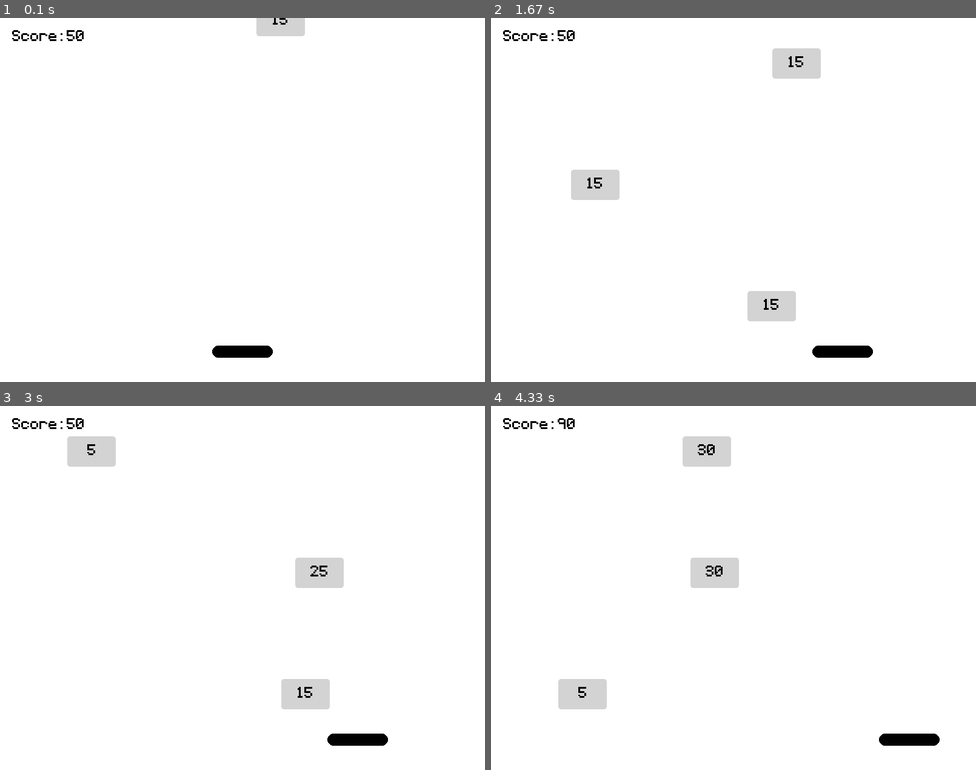
Above: before the commit, frames 1-4 (two rows, left to right).
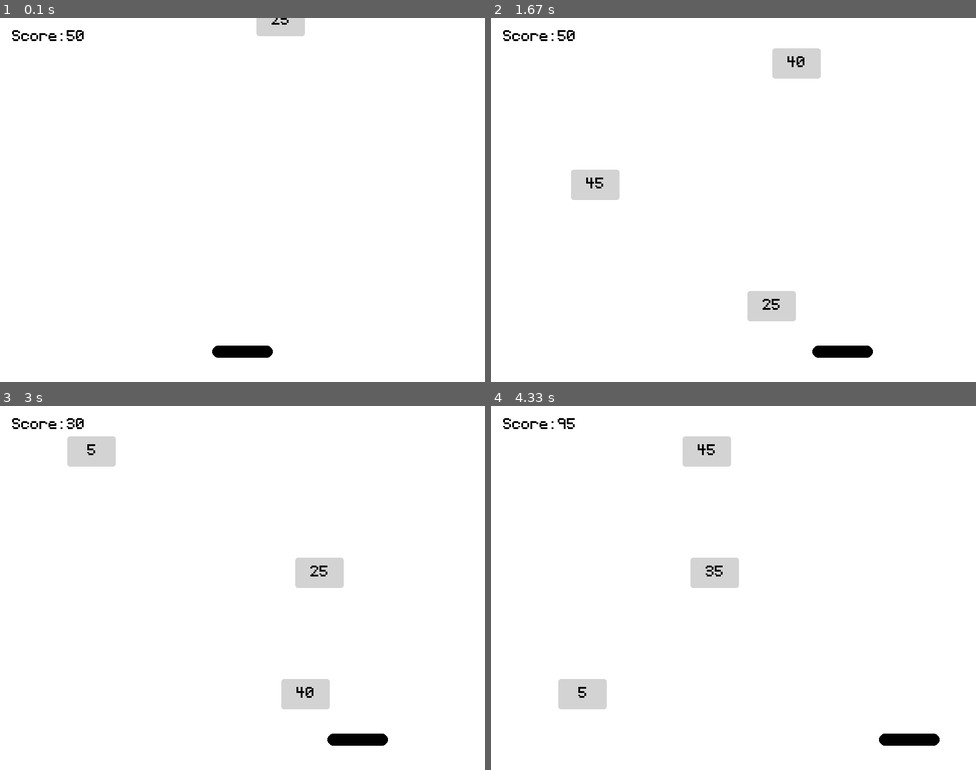
Above: after the commit, the same moments.

Repository: NedzadDonlagic04/pygame-board-point-collector
Game: pygame game, started from main.py
Two runs of this game, one before a commit and one after it. Both use one fixed random seed, a clock stepped at 60 frames per second and the inputs below.
Inputs:
- Up to frame 1 (0.1 s): no input
- Up to frame 2 (1.67 s): hold Right 0.33-0.8 s; hold Right 0.83-1.3 s; hold Left from 1.33 s (still down)
- Up to frame 3 (3 s): release Left at 1.87 s; hold Left 1.9-2.3 s; hold Right 2.33-2.97 s
- Up to frame 4 (4.33 s): hold Left 3-3.47 s; hold Right 3.5-3.97 s; hold Right from 4 s (still down)

The runs differ from the first frame. In frame 1, less than 0.1% of the frame differs, in the area x 56-60%, y 0-2%; in frame 2, 0.1%, in the area x 19-65%, y 10-81%; in frame 3, less than 0.1%; in frame 4, less than 0.1%.

Commit message:
Made 2 new blocks unlock after 500 points

Diff:
--- a/classes.py
+++ b/classes.py
@@ -34,7 +34,7 @@
                 self.rect.right = self.SCREEN_WIDTH
 
 class Block(pygame.sprite.Sprite):
-    def __init__(self, rectWidth, rectHeight, screenWidth, screenHeight, color=[211, 211, 211]):
+    def __init__(self, rectWidth, rectHeight, screenWidth, screenHeight, currentScore=0, color=[211, 211, 211]):
         super().__init__()
 
         x = random.randrange(rectWidth, screenWidth - rectWidth)
@@ -43,7 +43,10 @@
         pygame.draw.rect(self.image, color, (0, 0, rectWidth, rectHeight), border_radius=4)
         self.rect = self.image.get_rect( bottomleft = (x, 0) )
 
-        self.score = random.randrange(-5, 60, 5)
+        if currentScore > 500:
+            self.score = random.randrange(-5, 60, 5)
+        else:
+            self.score = random.randrange(5, 50, 5)
 
         if self.score < 5:
             self.score = '/'
--- a/main.py
+++ b/main.py
@@ -47,7 +47,7 @@
 
             for block in self.BLOCKS:
                 if block.rect.bottom == self.HEIGHT / 3:
-                    self.BLOCKS.add(Block(80, 50, self.WIDTH, self.HEIGHT))
+                    self.BLOCKS.add(Block(80, 50, self.WIDTH, self.HEIGHT, self.SCORE.score))
                     break
 
             pygame.display.update()
